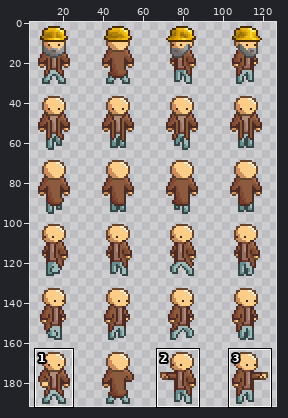
Pixel-art file -- Assets/Content/Races/human_light/human_light.ase. The picture above shows the old version from afar; the outline marks the close-up.
Close-up. Old version:
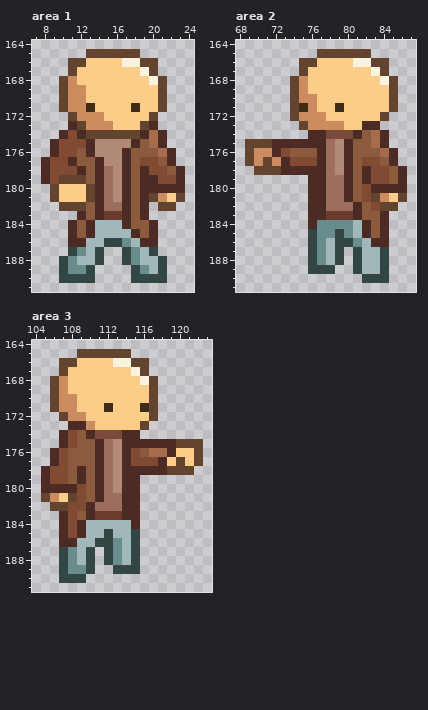
128x192 pixels, 1 frame. Shown: area 1: x 7..24, y 164..191; area 2: x 68..87, y 164..191; area 3: x 104..123, y 164..191. The wide view leaves out empty margins. The commit also changed other parts of the picture, which this record leaves out.
New version:
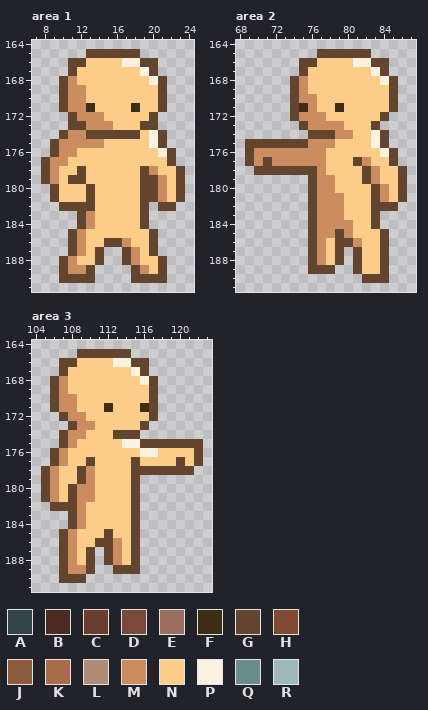
Palette (. is transparent): A #344545  B #4c2b25  C #6b3c2e  D #7a4b3c  E #9c6e60  F #3d2d17  G #63452f  H #814b33  J #8c5b3e  K #a76c4c  L #b28b78  M #cb8c60  N #fbcd88  P #fbf3df  Q #698d8d  R #a0b8b8
Change:
layer "Jeans" now hidden
layer "Duster" now hidden
layer "Body Detail" removed
Area 1:
y 173: x 11 B -> G; x 20 B -> G
y 174: x 10..12 BHB -> GMM; x 19..21 BKB -> NPG
y 175: x 9..21 BHHHBLLLLBJKB -> GMMMMMNNNNNPG
y 176: x 9..22 BHHJBLLLBJJJKB -> GMMNNNNNNNNNPG
y 177: x 8..22 BHHBJJBLLBJHHJB -> GMMNNNNNNNNNNNG
y 178: x 8..23 BHHHBJBELBJBHHJB -> GMNNGNNNNNNGMNNG
y 179: x 8..10 BHG -> GMN; x 13..23 JBELBJBBHHB -> NNNNNNGGMNG
y 180: x 14..23 BELBJBBBBB -> NNNNNGGMNG
y 181: x 14..19 BELBJB -> NNNNNG
y 182: x 13..19 JBEEBJB -> GNNNNNG
y 183: x 12..19 BJBCCBJB -> GMNNNNNG
y 184: x 11..20 BJBRRRBJJB -> .GMNNNNNG.
y 185: x 11..20 BJBRRRRBJB -> GMNNNNNNNG
y 186: x 11..20 BBRRAAQRBB -> GMNNGGMNNG
y 187: x 11..14 AQRA -> GMNG; x 17..20 AQRA -> GMNG
y 188: x 10..14 AQRRA -> GMNNG; x 17..21 AQRRA -> GMNNG
y 189: x 10..13 AQQA -> GMMG; x 18..21 AQRA -> GMNG
y 190: x 10..13 AAAA -> GGGG; x 18..21 AAAA -> GGGG
Area 2:
y 173: x 82..83 BB -> NG
y 174: x 76..84 BBDDDBJKB -> GGGMMNNPG
y 175: x 72..84 BBBBBBELBJJKB -> GGGGMMMNNNNPG
y 176: x 72..85 BHJJJBELBJJJKB -> MMMMMMNNNNNNPG
y 177: x 73..85 BHHHBELBJHHJB -> MMMMMNNNGMNNG
y 178: x 73..86 BBBBBELBJBHHJB -> GGGGMNNNNGMNNG
y 179: x 76..86 BBEEBJBHHJB -> GMMNNNGMNNG
y 180: x 76..86 BBEEBJHBBBB -> GMMNNNNGMNG
y 181: x 76..82 BBEEBJH -> GMMMNNN
y 182: x 76..83 BBEEEBJH -> GMMMNNNG
y 183: x 76..84 BBCCCBJJB -> GMMMNNNG.
y 184: x 76..84 BQQQQRBJB -> GMMMMNNG.
y 185: x 76..84 AQQAQRBJB -> GMMGMNNNG
y 186: x 76..84 AQRAAQRBB -> GMNGGMNNG
y 187..188: x 76..79 AQRA -> GMNG; x 81..84 ARRA -> GNNG
y 189: x 76..78 AAA -> GGG; x 81..84 ARRA -> GNNG
y 190: x 82..84 AAA -> GGG
Area 3:
y 173: x 108..109 BB -> GM
y 174: x 107..115 BHJBDDDBB -> GMMNNNGGG
y 175: x 107..119 BHJJBELBBBBBB -> GMNNNNNPPGGGG
y 176: x 106..119 BHJJJBELBHJKKB -> GMNNNNNNNNPPNN
y 177: x 106..118 BHJJJBELBHHHB -> GMNNGNNNNGNNN
y 178: x 105..118 BHHJBJBELBBBBB -> GMNNGMNNNNGGGG
y 179: x 105..115 BHHJBJBELBB -> GMNNGMNNNNG
y 180: x 105..115 BBBBHJBELBB -> GMNGMMNNNNG
y 181: x 109..115 HJBEEBB -> MMNNNNG
y 182: x 108..115 HHBEEEBB -> GMNNNNNG
y 183: x 107..115 BHJBCCCBB -> .GMNNNNNG
y 184: x 107..115 BHBRRRRRB -> .GMNNNNNG
y 185: x 107..115 BHBRRARRA -> GMNNNGNNG
y 186: x 107..115 BBRRAAQRA -> GMNNGGMNG
y 187..188: x 107..110 AQRA -> GMNG; x 112..115 AQRA -> GMNG
y 189: x 107..110 AQQA -> GMMG; x 113..115 AAA -> GGG
y 190: x 107..109 AAA -> GGG
